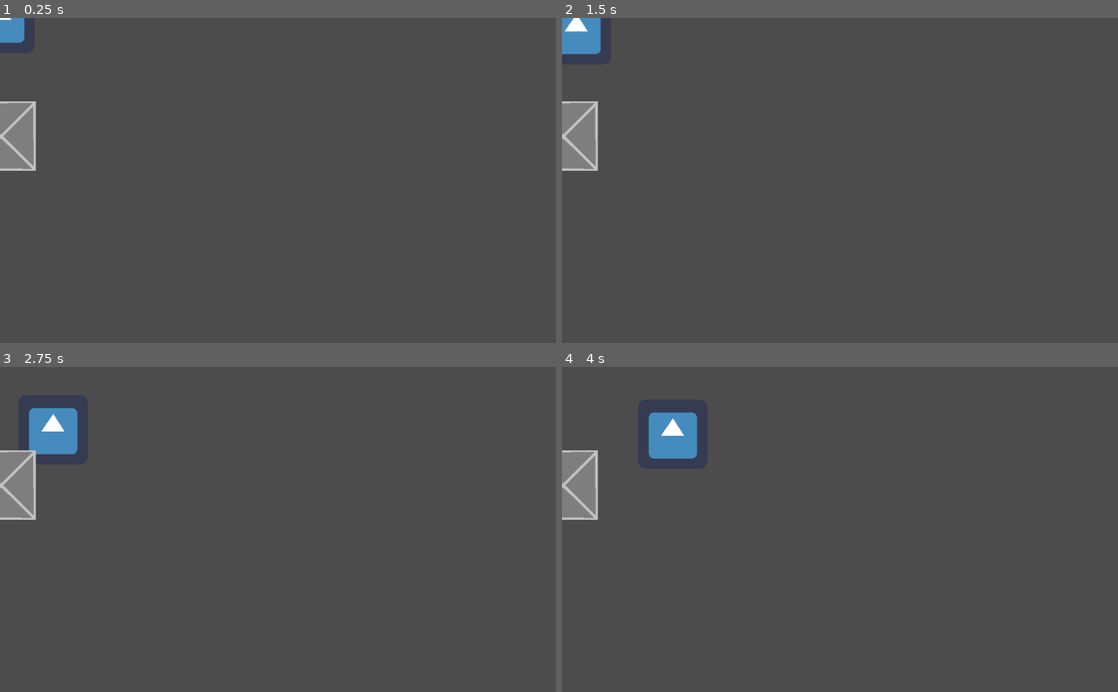
Above: before the commit, frames 1-4 (two rows, left to right).
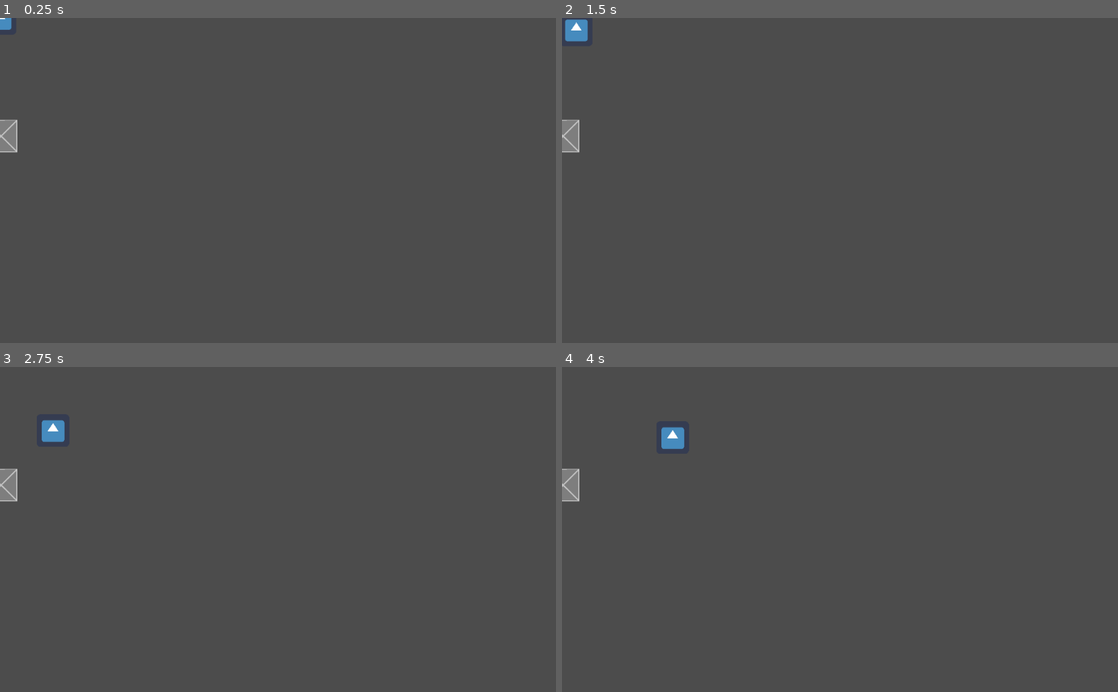
Above: after the commit, the same moments.

Repository: BraunTom/TrueTurnTurnTurn
Game: Godot game, scene res://level1/Node2D.tscn
Same seed, same stepped clock (60 frames per second), same inputs: the game is played once before the commit and once after it. The engine's default icon, where the game draws it, is replaced by a stand-in: a white triangle on a blue panel in a dark square.
Inputs:
- Up to frame 1 (0.25 s): no input
- Up to frame 2 (1.5 s): tap Enter at 0.5 s; hold Right (ui_right) 0.53-1.28 s; hold Down (ui_down) from 1.28 s (still down)
- Up to frame 3 (2.75 s): release Down (ui_down) at 2.03 s; hold Right (ui_right) from 2.03 s (still down)
- Up to frame 4 (4 s): release Right (ui_right) at 2.78 s; hold Up (ui_up) 2.78-3.53 s; hold Left (ui_left) from 3.53 s (still down)

The runs differ from the first frame. In frame 1, 1.4% of the frame differs, in the area x 0-7%, y 0-48%; in frame 2, 1.8%; in frame 3, 2.2%; in frame 4, 2.2%, in the area x 0-25%, y 13-48%.

Commit message:
fix collision borders

Diff:
--- a/TrueTurnTurnTurn/Blocks/BasicBlock.tscn
+++ b/TrueTurnTurnTurn/Blocks/BasicBlock.tscn
@@ -6,9 +6,12 @@
 
 custom_solver_bias = 0.0
 extents = Vector2( 10, 9.96218 )
+_sections_unfolded = [ "Resource" ]
 
-[node name="BasicBlock" type="StaticBody2D"]
+[node name="BasicBlock" type="StaticBody2D" index="0"]
 
+position = Vector2( 9.53674e-07, 9.53674e-07 )
+scale = Vector2( 0.9375, 0.9375 )
 input_pickable = false
 collision_layer = 1
 collision_mask = 1
@@ -20,11 +23,13 @@
 
 [node name="CollisionShape2D" type="CollisionShape2D" parent="." index="0"]
 
-position = Vector2( -0.214586, 0.539585 )
-scale = Vector2( 4.89218, 4.92603 )
+position = Vector2( -1.43051e-06, -3.8147e-06 )
+scale = Vector2( 3.28205, 3.29163 )
 shape = SubResource( 1 )
 _sections_unfolded = [ "Material", "Pause", "Transform", "Visibility" ]
 
 [node name="Sprite" type="Sprite" parent="." index="1"]
 
+position = Vector2( -1.78814e-06, -1.78814e-06 )
+scale = Vector2( 0.5, 0.5 )
 texture = ExtResource( 1 )
--- a/TrueTurnTurnTurn/Player.tscn
+++ b/TrueTurnTurnTurn/Player.tscn
@@ -17,8 +17,10 @@
 custom_solver_bias = 0.0
 extents = Vector2( 10, 10 )
 
-[node name="Player" type="KinematicBody2D" index="0"]
+[node name="Player" type="KinematicBody2D"]
 
+position = Vector2( -9.53674e-07, -9.53674e-07 )
+scale = Vector2( 0.9375, 0.9375 )
 input_pickable = false
 collision_layer = 1
 collision_mask = 1
@@ -32,11 +34,13 @@
 
 [node name="AnimatedSprite" type="AnimatedSprite" parent="." index="0"]
 
+position = Vector2( 9.53674e-07, 9.53674e-07 )
+scale = Vector2( 0.5, 0.5 )
 frames = SubResource( 1 )
 animation = "default"
 
 [node name="CollisionShape2D" type="CollisionShape2D" parent="." index="1"]
 
-position = Vector2( 0.0756016, -0.733251 )
-scale = Vector2( 5.32492, 5.39512 )
+position = Vector2( -2.86102e-06, 0 )
+scale = Vector2( 3.28205, 3.28205 )
 shape = SubResource( 2 )
--- a/TrueTurnTurnTurn/level1/Node2D.tscn
+++ b/TrueTurnTurnTurn/level1/Node2D.tscn
@@ -3,11 +3,12 @@
 [ext_resource path="res://Player.tscn" type="PackedScene" id=1]
 [ext_resource path="res://Blocks/BasicBlock.tscn" type="PackedScene" id=2]
 
-[node name="Level1" type="Node2D" index="0"]
+[node name="Level1" type="Node2D"]
 
 [node name="Player" parent="." index="0" instance=ExtResource( 1 )]
 
 jumpStrength = 0.2
+maxSpeed = null
 
 [node name="StaticBody2D" parent="." index="1" instance=ExtResource( 2 )]
 
